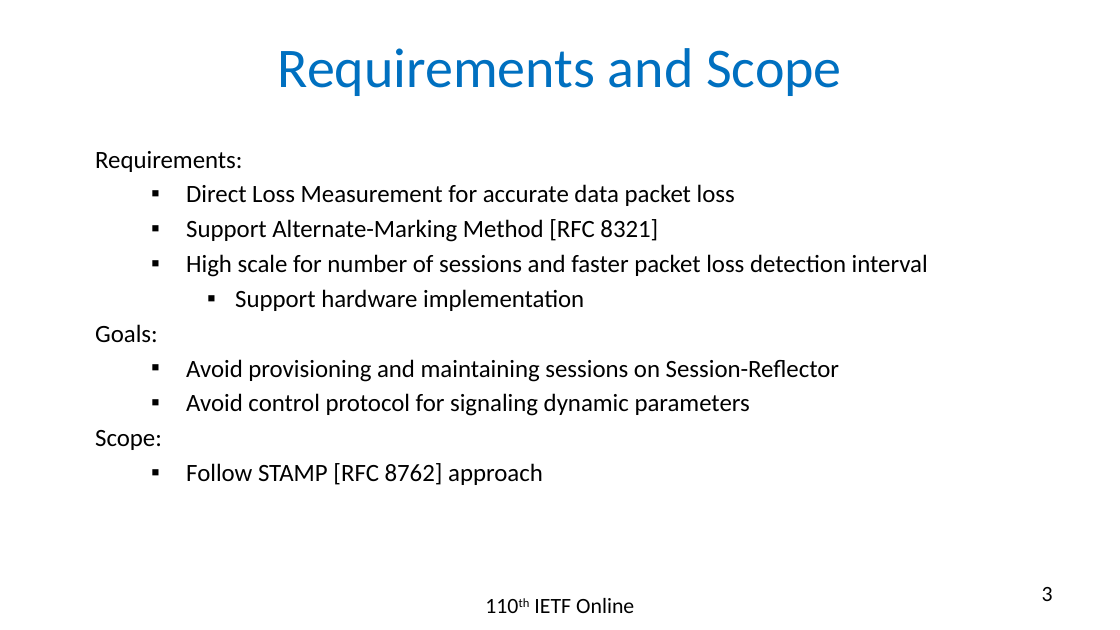
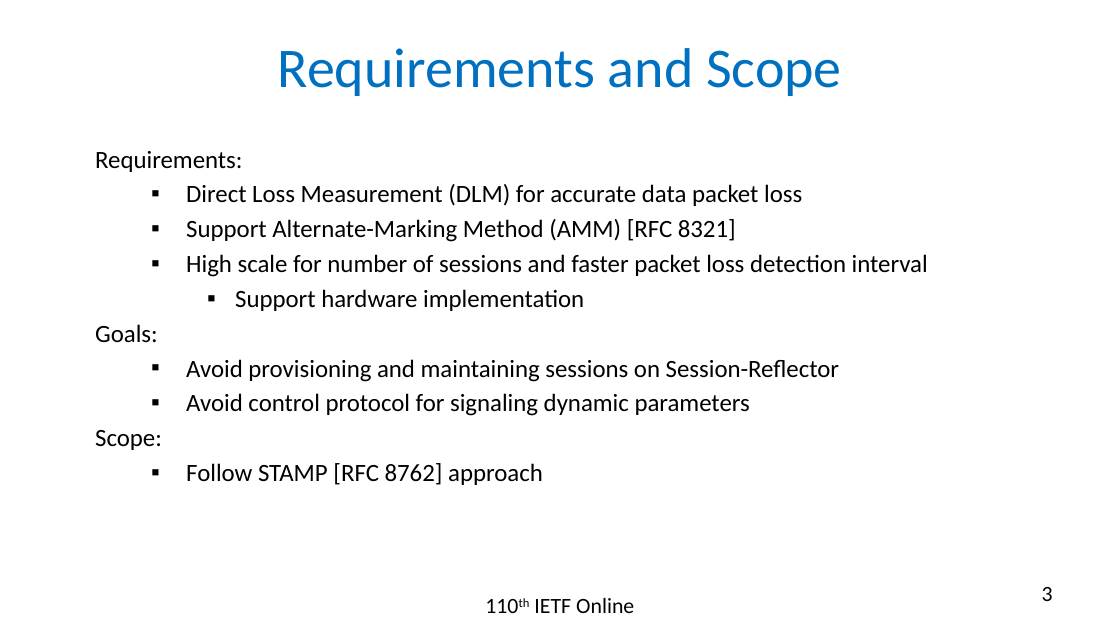
Before and after one commit to rakgandhi/ietf-slides, a slide deck: slide 3 of draft-gandhi-ippm-simple-direct-loss-00.pptx. Drawn at 1120x630 pixels with LibreOffice and Linux fonts; fonts in the diff are those of the drawing. Boxes give left, top, right and bottom in pixels: in the first picture for what was removed or moved away, otherwise in the second. Text is boxed around its words. In the diff, an @@ line names an element or a change of style, - is before the commit and + after.

```diff
--- a/draft-gandhi-ippm-simple-direct-loss-00.pptx
+++ b/draft-gandhi-ippm-simple-direct-loss-00.pptx
@@ text at bbox=[186, 184, 802, 242]: text changed @@
-  ▪ Direct Loss Measurement for accurate data packet loss
-  ▪ Support Alternate-Marking Method [RFC 8321]
+  ▪ Direct Loss Measurement (DLM) for accurate data packet loss
+  ▪ Support Alternate-Marking Method (AMM) [RFC 8321]
```
Also in this commit, not shown: 2 other slides changed, 1 slide added, 1 other file.
